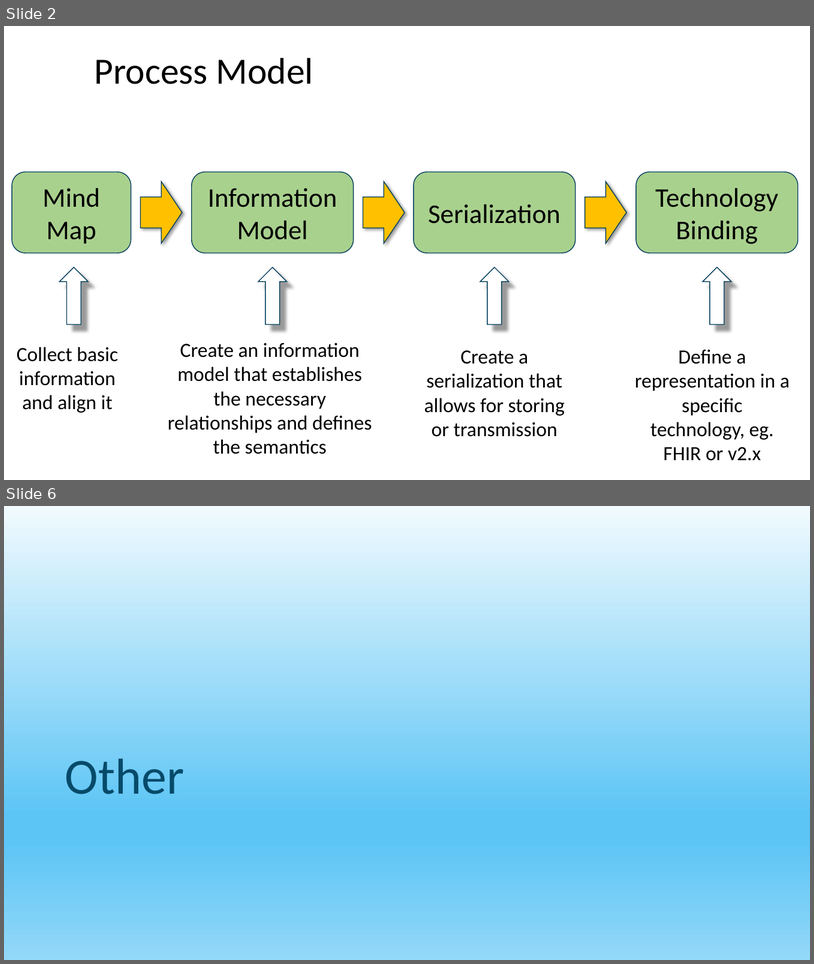
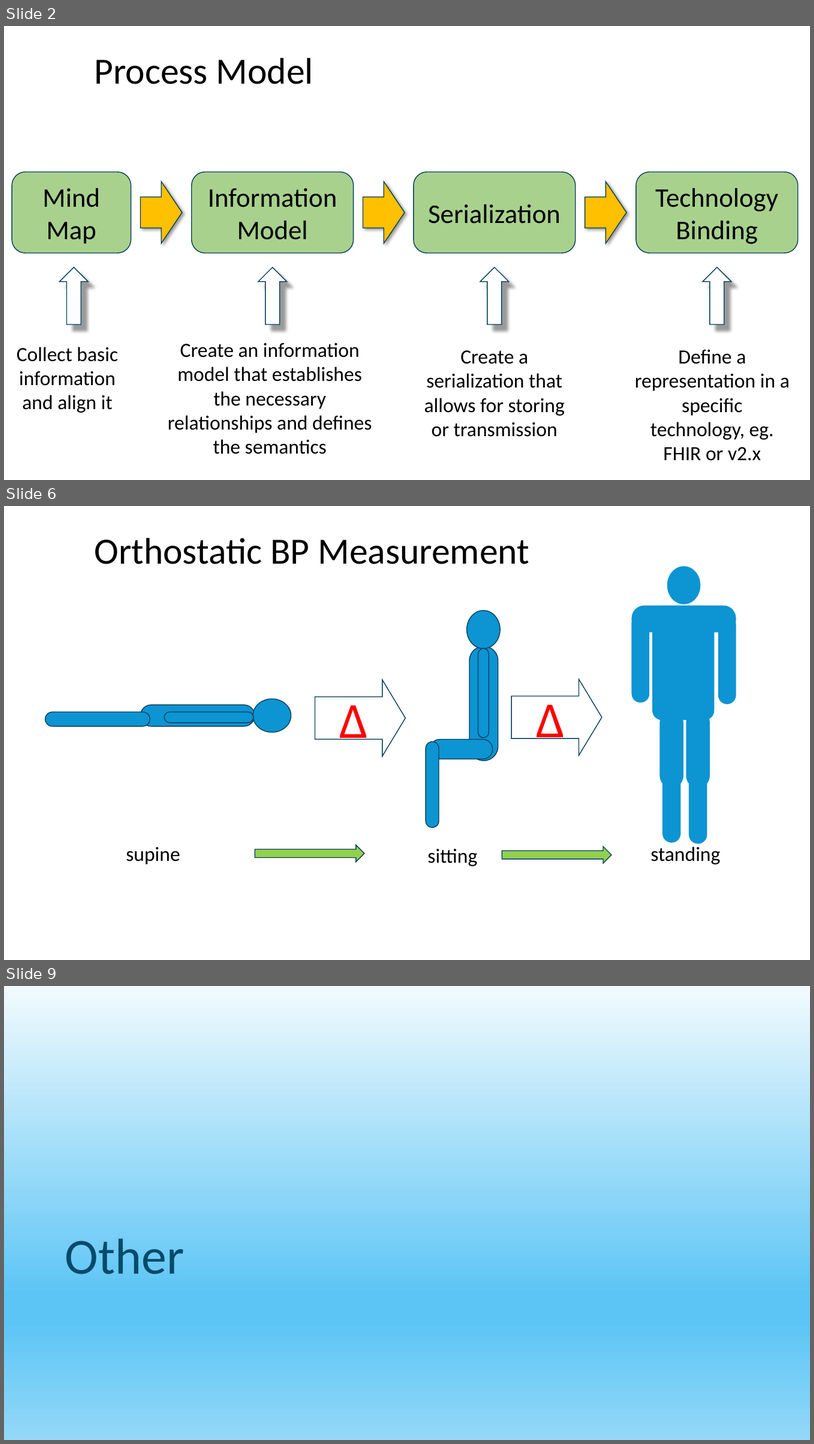
Before and after one commit to frankoemig/bloodpressure, a slide deck: input/images-source/Drawings.pptm. Shown one above the other, each under a label of ours: slides 2 and 6 before the commit, slides 2, 6 and 9 after it; the slides between them are not shown. The pictures are 814x964 and 814x1444 pixels, drawn with LibreOffice and Linux fonts; fonts in the diff are those of the drawing. Boxes give left, top, right and bottom in pixels: in the first picture for what was removed or moved away, otherwise in the second. Text is boxed around its words. In the diff, an @@ line names an element or a change of style, - is before the commit and + after.

```diff
--- a/input/images-source/Drawings.pptm
+++ b/input/images-source/Drawings.pptm
@@ slide 6 added at box(4, 506, 810, 960), background #FFFFFF @@
@@ title added at box(94, 538, 530, 564), 44 pt, text #000000 @@
+Orthostatic BP Measurement
@@ ellipse added at box(668, 566, 701, 604), fill #0D94D2 @@
@@ ellipse added at box(467, 610, 501, 648), fill #0D94D2, outline #06415C 1 pt @@
@@ rounded rectangle added at box(632, 605, 737, 633), fill #0D94D2 @@
@@ rounded rectangle added at box(653, 606, 714, 720), fill #0D94D2 @@
@@ rounded rectangle added at box(632, 614, 650, 703), fill #0D94D2 @@
@@ rounded rectangle added at box(719, 615, 737, 704), fill #0D94D2 @@
@@ rounded rectangle added at box(470, 646, 498, 760), fill #0D94D2, outline #06415C 1 pt @@
@@ rounded rectangle added at box(478, 648, 489, 738), fill #0D94D2, outline #06415C 1 pt @@
@@ right arrow added at box(315, 679, 405, 756), outline #06415C 1 pt, 60 pt, text #FF0000 @@
+Δ
@@ right arrow added at box(512, 679, 602, 755), outline #06415C 1 pt, 60 pt, text #FF0000 @@
+Δ
@@ ellipse added at box(253, 699, 291, 732), fill #0D94D2, outline #06415C 1 pt @@
@@ rounded rectangle added at box(45, 712, 150, 726), fill #0D94D2, outline #06415C 1 pt @@
@@ rounded rectangle added at box(141, 705, 255, 726), fill #0D94D2, outline #06415C 1 pt @@
@@ rounded rectangle added at box(164, 712, 254, 723), fill #0D94D2, outline #06415C 1 pt @@
@@ rounded rectangle added at box(660, 711, 684, 788), fill #0D94D2 @@
@@ rounded rectangle added at box(686, 711, 710, 788), fill #0D94D2 @@
@@ rounded rectangle added at box(431, 739, 493, 759), fill #0D94D2, outline #06415C 1 pt @@
@@ rounded rectangle added at box(426, 741, 440, 827), fill #0D94D2, outline #06415C 1 pt @@
@@ rounded rectangle added at box(663, 768, 681, 843), fill #0D94D2 @@
@@ rounded rectangle added at box(689, 769, 708, 844), fill #0D94D2 @@
@@ text added at box(126, 847, 180, 864), 24 pt, text #000000 @@
+supine
@@ right arrow added at box(255, 845, 365, 862), fill #92D050, outline #06415C 1 pt @@
@@ right arrow added at box(503, 847, 612, 864), fill #92D050, outline #06415C 1 pt @@
@@ text added at box(651, 846, 720, 864), 24 pt, text #000000 @@
+standing
@@ text added at box(428, 849, 477, 866), 24 pt, text #000000 @@
+sitting
@@ what was slide 6 is now slide 9 @@
```
Also in this commit, not shown: 3 slides changed, 2 other slides added, 16 other files.
